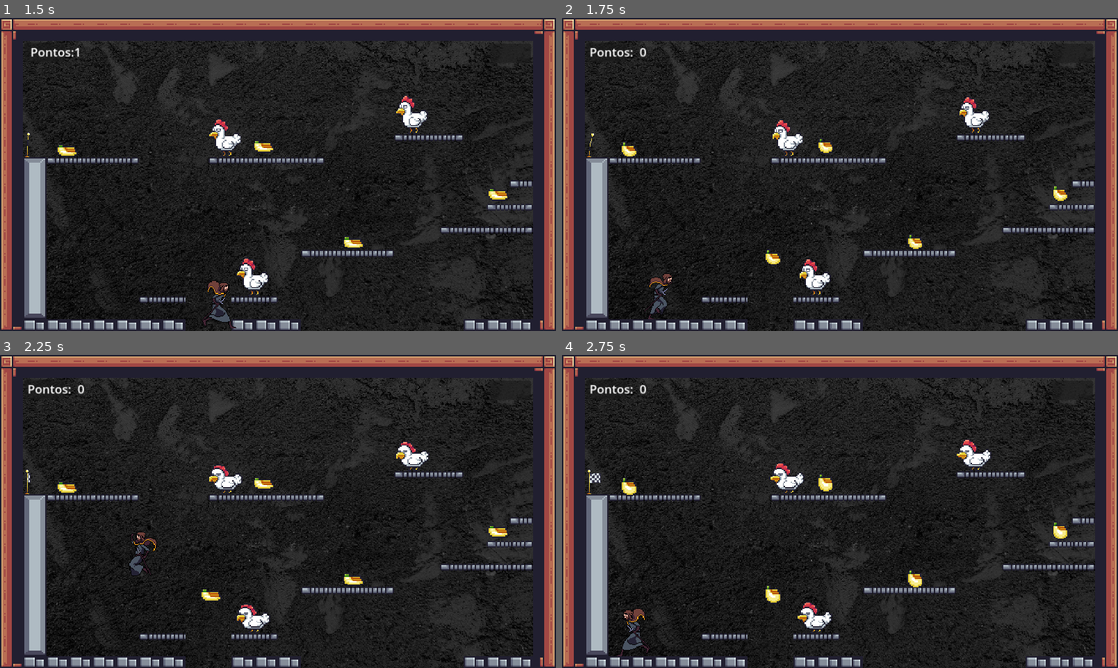
Above: before the commit, frames 1-4 (two rows, left to right).
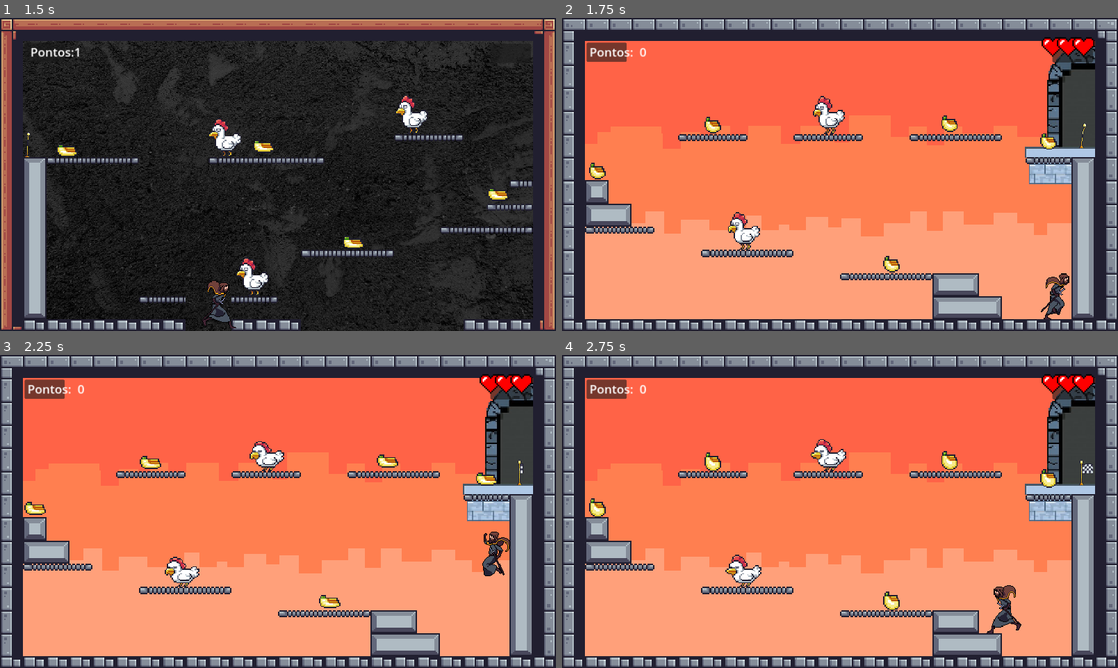
Above: after the commit, the same moments.

Repository: Hudson-Storti/Mago_Doid-o
Game: Godot game, scene res://scenes/levels/level3.tscn
Two runs of this game, one before a commit and one after it. Both use one fixed random seed, a clock stepped at 60 frames per second and the inputs below. This scene is started directly instead of the project's main scene.
Inputs:
- Up to frame 1 (1.5 s): hold Right (ui_right) from 0.53 s (still down); tap W (Jump) at 0.6, 0.77, 1.07, 1.35 s
- Up to frame 2 (1.75 s): keep holding Right (ui_right); tap W (Jump) at 1.52 s
- Up to frame 3 (2.25 s): tap W (Jump) at 1.82, 2.1 s; release Right (ui_right) at 2.03 s; hold Left (ui_left) from 2.03 s (still down)
- Up to frame 4 (2.75 s): keep holding Left (ui_left)

Frame 1 is identical in both runs. In frame 2, 87% of the frame differs, in the area x 0-100%, y 0-100%; in frame 3, 87%; in frame 4, 87%.

Commit message:
Limbo funcional

Diff:
--- a/project.godot
+++ b/project.godot
@@ -14,6 +14,10 @@
 run/main_scene="res://scenes/menu/main_menu.tscn"
 config/features=PackedStringArray("4.3", "Forward Plus")
 config/icon="res://icon.svg"
+
+[autoload]
+
+HUD="*res://scenes/levels/h_box_container.gd"
 
 [display]
 
--- a/scenes/game objects/fall_area.gd
+++ b/scenes/game objects/fall_area.gd
@@ -12,5 +12,7 @@
 
 
 func _on_body_entered(body: Node2D) -> void:
-	if (body.name == "CharacterBody2D"):
-		get_tree().reload_current_scene()
+	if body.name == "CharacterBody2D":
+		# Verifica se o jogador possui o script de controle e chama o método para perder vida
+		if body.has_method("lose_life"):
+			body.lose_life()
--- a/scenes/game objects/main_character.gd
+++ b/scenes/game objects/main_character.gd
@@ -4,58 +4,66 @@
 const SPEED = 300.0
 const JUMP_VELOCITY = -850.0
 @onready var sprite_2d = $Sprite2D
-@onready var life_container = get_node("/root/Node/UI/Hearts/HBoxContainer")  # Ajuste o caminho se necessário
+@onready var life_container = $"/root/Node/UI/Panel/Hearts/HBoxContainer" # Ajuste o caminho se necessário
 
 var gravity = ProjectSettings.get_setting("physics/2d/default_gravity")
 var is_jumping = false
-var lives = 3
+var lives := 3
 var checkpoint_position = Vector2()
 
 func jump():
-	velocity.y = JUMP_VELOCITY
-	is_jumping = true
+    velocity.y = JUMP_VELOCITY
+    is_jumping = true
 
 func jump_side(side_velocity: float):
-	velocity.y = JUMP_VELOCITY * 0.5
-	velocity.x = side_velocity
+    velocity.y = JUMP_VELOCITY * 0.5
+    velocity.x = side_velocity
 
 func _physics_process(delta: float) -> void:
-	if not is_on_floor():
-		velocity.y += gravity * delta
-	else:
-		is_jumping = false
+    if not is_on_floor():
+        velocity.y += gravity * delta
+    else:
+        is_jumping = false
 
-	if Input.is_action_just_pressed("Jump") and is_on_floor():
-		jump()
+    if Input.is_action_just_pressed("Jump") and is_on_floor():
+        jump()
 
-	var direction := Input.get_axis("ui_left", "ui_right")
-	if direction != 0:
-		velocity.x = direction * SPEED
-		sprite_2d.flip_h = direction < 0
-	else:
-		velocity.x = move_toward(velocity.x, 0, 15)
+    var direction := Input.get_axis("ui_left", "ui_right")
+    if direction != 0:
+        velocity.x = direction * SPEED
+        sprite_2d.flip_h = direction < 0
+    else:
+        velocity.x = move_toward(velocity.x, 0, 15)
 
-	update_animation()
-	move_and_slide()
+    update_animation()
+    move_and_slide()
 
 func update_animation():
-	if is_jumping:
-		sprite_2d.animation = "Jump"
-	elif abs(velocity.x) > 1:
-		sprite_2d.animation = "Run"
-	else:
-		sprite_2d.animation = "Walk"
+    if is_jumping:
+        sprite_2d.animation = "Jump"
+    elif abs(velocity.x) > 1:
+        sprite_2d.animation = "Run"
+    else:
+        sprite_2d.animation = "Walk"
 
 # Função para diminuir uma vida e atualizar a HUD
 func lose_life():
-	lives -= 1
-	life_container.update_lives(-1)  # Atualiza a HUD para refletir a perda de vida
-	if lives > 0:
-		position = checkpoint_position
-	else:
-		get_tree().change_scene("res://Menu.tscn")  # Volta para o menu ao perder todas as vidas
-		print("Game Over")
+    lives -= 1
+    if life_container and life_container.has_method("update_lives"):
+        life_container.update_lives(lives)
+    else:
+        print("Erro: 'update_lives' não encontrado no life_container.")
+
+    if lives > 0:
+        # Volta para o Level 1
+        get_tree().change_scene_to_file("res://Scenes/Levels/Level1.tscn")
+    else:
+        # Volta para o menu principal
+        get_tree().change_scene_to_file("res://Scenes/Menu.tscn")
+        print("Game Over")
+
+
 
 func on_enemy_collision():
-	lose_life()
-	jump_side(-500 if position.x < checkpoint_position.x else 500)
+    lose_life()
+    jump_side(-500 if position.x < checkpoint_position.x else 500)
--- a/scenes/levels/h_box_container.gd
+++ b/scenes/levels/h_box_container.gd
@@ -5,15 +5,22 @@
 var lives_sprites = []
 
 func _ready():
-	# Inicializa as vidas
-	for i in range(max_lives):
-		var life_sprite = Sprite2D.new()  # Corrigido para usar Sprite2D
-		life_sprite.texture = preload("res://assets/Free/Heartt.png")  # Ajuste o caminho para sua imagem
-		life_sprite.position = Vector2(i * 32, 0)  # Ajuste a posição como necessário
-		add_child(life_sprite)
-		lives_sprites.append(life_sprite)
+    # Inicializa as vidas
+    for i in range(max_lives):
+        var life_sprite = Sprite2D.new()  # Corrigido para usar Sprite2D
+        life_sprite.texture = preload("res://assets/Free/Heartt.png")  # Ajuste o caminho para sua imagem
+        life_sprite.position = Vector2(i * 32, 0)  # Ajuste a posição como necessário
+        add_child(life_sprite)
+        lives_sprites.append(life_sprite)
 
-func update_lives(amount):
-	current_lives = clamp(current_lives + amount, 0, max_lives)
-	for i in range(max_lives):
-		lives_sprites[i].visible = (i < current_lives)
+@onready var heart1 = $Heart
+@onready var heart2 = $Heart2
+@onready var heart3 = $Heart3
+
+
+# Atualiza os corações visíveis com base no número de vidas
+func update_lives(lives: int):
+    # Atualiza a visibilidade dos corações com base no número de vidas restantes
+    heart1.visible = lives >= 1
+    heart2.visible = lives >= 2
+    heart3.visible = lives >= 3
--- a/scenes/levels/level3.tscn
+++ b/scenes/levels/level3.tscn
@@ -307,10 +307,10 @@
 target_level = ExtResource("8_fyo64")
 
 [node name="Enemy" parent="SceneObjects" instance=ExtResource("9_bgdj0")]
+position = Vector2(502, 513)
+
+[node name="Enemy2" parent="SceneObjects" instance=ExtResource("9_bgdj0")]
 position = Vector2(832, 179)
-
-[node name="Enemy2" parent="SceneObjects" instance=ExtResource("9_bgdj0")]
-position = Vector2(502, 513)
 
 [node name="Enemy3" parent="SceneObjects" instance=ExtResource("9_bgdj0")]
 position = Vector2(445, 229)
@@ -320,6 +320,7 @@
 script = ExtResource("10_c2rsn")
 
 [node name="CollisionShape2D" type="CollisionShape2D" parent="SceneObjects/Area2D"]
+visible = false
 shape = SubResource("WorldBoundaryShape2D_jx406")
 
 [node name="UI" type="CanvasLayer" parent="."]
